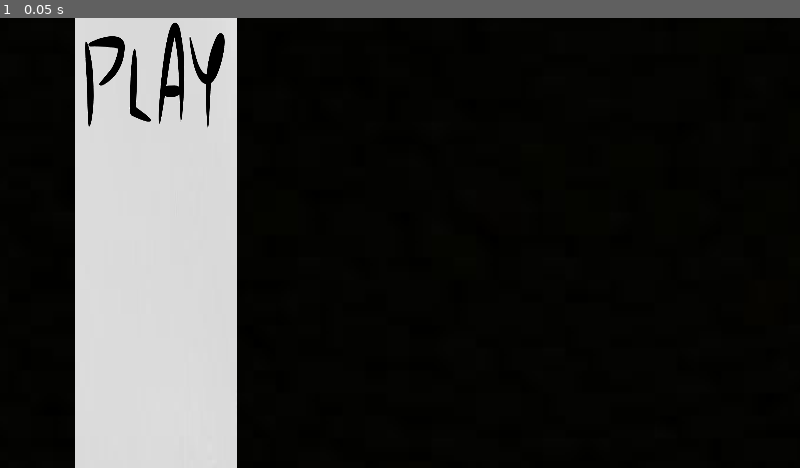
Above: before the commit, frame 1.
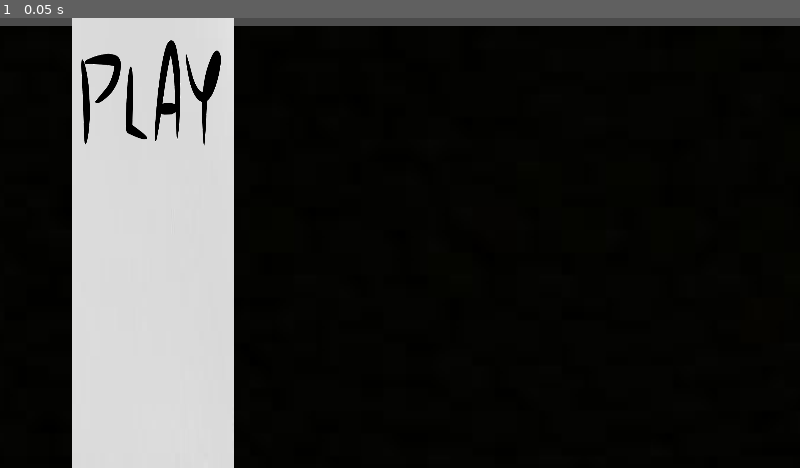
Above: after the commit, the same moment.

Repository: JJordan003/1st_game
Game: Godot game, scene res://scenes/menu.tscn
Same seed, same stepped clock (60 frames per second), same inputs: the game is played once before the commit and once after it.
Inputs:
- Up to frame 1 (0.05 s): no input

The runs differ from the first frame. In frame 1, 3.6% of the frame differs, in the area x 0-100%, y 0-100%.
Error after the commit: Parse Error: ':' expected at end of line. (res://scenes/background.gd:16)

Commit message:
TEST: edytowanie skryptu

Diff:
--- /dev/null
+++ b/scenes/background.gd
@@ -0,0 +1,19 @@
+extends Sprite
+
+# class member variables go here, for example:
+# var a = 2
+# var b = "textvar"
+
+func _ready():
+	# Called every time the node is added to the scene.
+	# Initialization here
+	pass
+
+#func _process(delta):
+#	# Called every frame. Delta is time since last frame.
+#	# Update game logic here.
+#	pass
+func twojastara();
+	var a=0;
+	a++;
+	pass
--- a/scenes/menu.tscn
+++ b/scenes/menu.tscn
@@ -1,23 +1,26 @@
-[gd_scene load_steps=5 format=2]
+[gd_scene load_steps=6 format=2]
 
 [ext_resource path="res://res/pobrane.jpg" type="Texture" id=1]
-[ext_resource path="res://res/pobrane (1).jpg" type="Texture" id=2]
-[ext_resource path="res://res/Play1.png" type="Texture" id=3]
-[ext_resource path="res://res/Play2.png" type="Texture" id=4]
+[ext_resource path="res://scenes/background.gd" type="Script" id=2]
+[ext_resource path="res://res/pobrane (1).jpg" type="Texture" id=3]
+[ext_resource path="res://res/Play1.png" type="Texture" id=4]
+[ext_resource path="res://res/Play2.png" type="Texture" id=5]
 
 [node name="root" type="Node2D" index="0"]
 
 [node name="background" type="Sprite" parent="." index="0"]
 
-position = Vector2( 969.195, 547.563 )
+position = Vector2( 960, 590 )
 scale = Vector2( 6.68535, 6.7824 )
 texture = ExtResource( 1 )
+script = ExtResource( 2 )
+_sections_unfolded = [ "Transform" ]
 
 [node name="Sprite" type="Sprite" parent="background" index="0"]
 
 position = Vector2( -88.812, 1.70826 )
 scale = Vector2( 0.211388, 1.07974 )
-texture = ExtResource( 2 )
+texture = ExtResource( 3 )
 
 [node name="TextureButton" type="TextureButton" parent="background/Sprite" index="0"]
 
Not shown: 1 places in scenes/menu.tscn that only renumber resources
